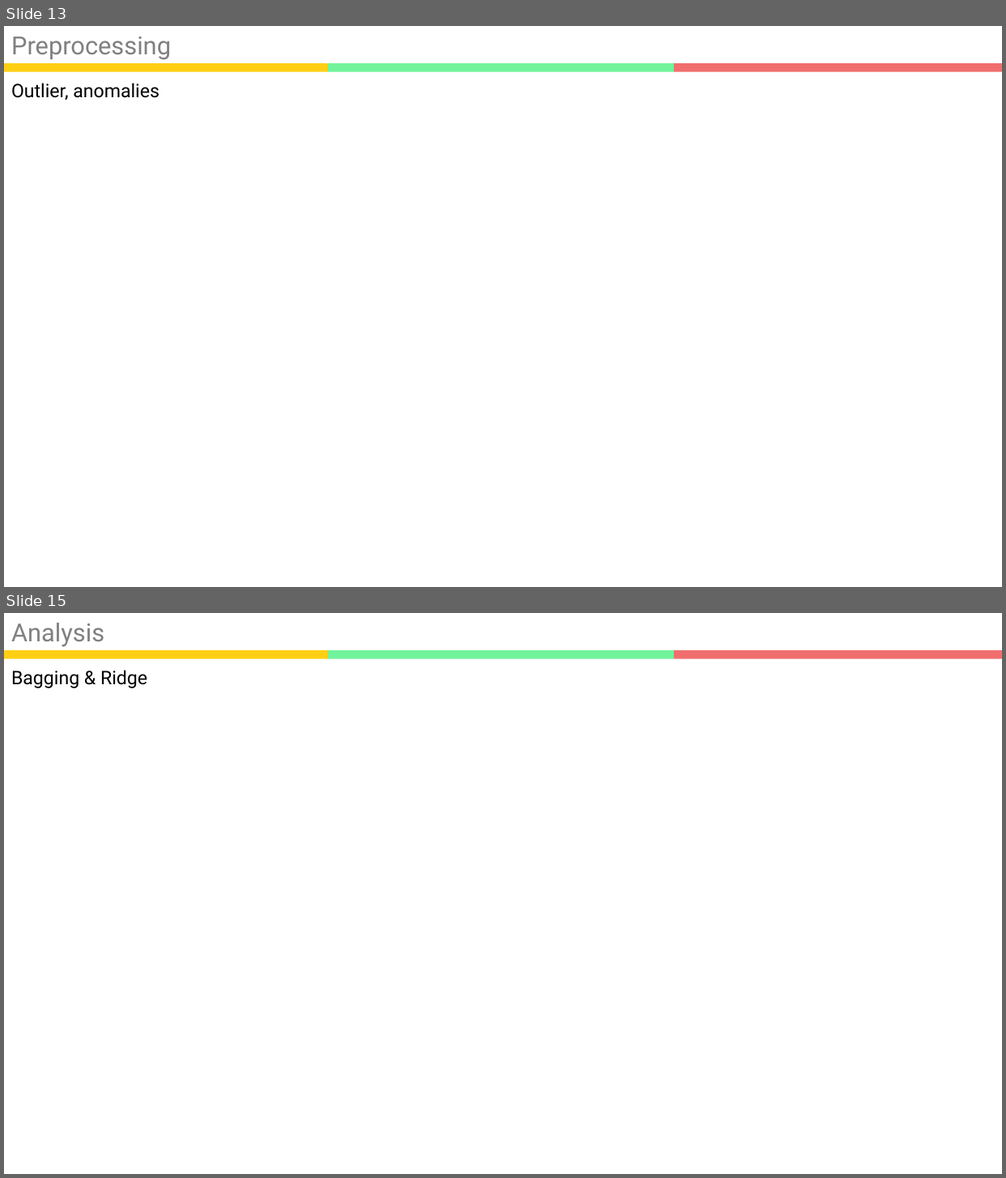
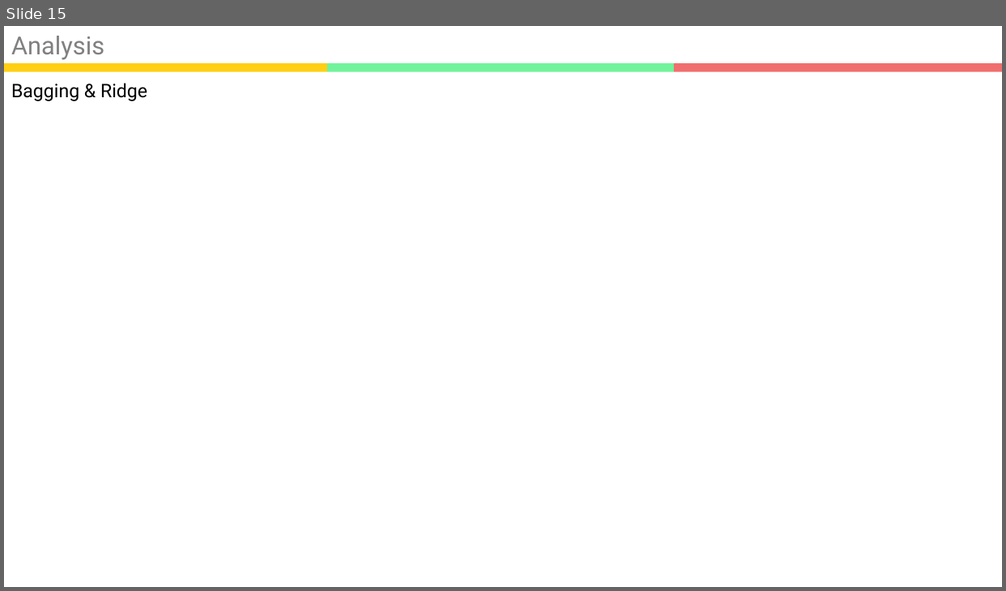
Before and after one commit to kookoowaa/Projects, a slide deck: WB project/Analysis Report.pptx. Shown one above the other, each under a label of ours: slides 13 and 15 before the commit, slide 15 after it; the slides between them are not shown. The pictures are 1006x1178 and 1006x591 pixels, drawn with LibreOffice and Linux fonts; fonts in the diff are those of the drawing. Boxes give left, top, right and bottom in pixels: in the first picture for what was removed or moved away, otherwise in the second. Text is boxed around its words. In the diff, an @@ line names an element or a change of style, - is before the commit and + after.

```diff
--- a/WB project/Analysis Report.pptx
+++ b/WB project/Analysis Report.pptx
@@ slide 13 removed at (x1=4, y1=26, x2=1002, y2=587), background #FFFFFF; not listed: 3 template elements that a slide beside it also shows @@
@@ text removed at (x1=11, y1=37, x2=171, y2=60) @@
-Preprocessing
@@ text removed at (x1=11, y1=83, x2=160, y2=100) @@
-Outlier, anomalies
```
Also in this commit, not shown: 6 slides changed, 1 slide added, 7 other files.
